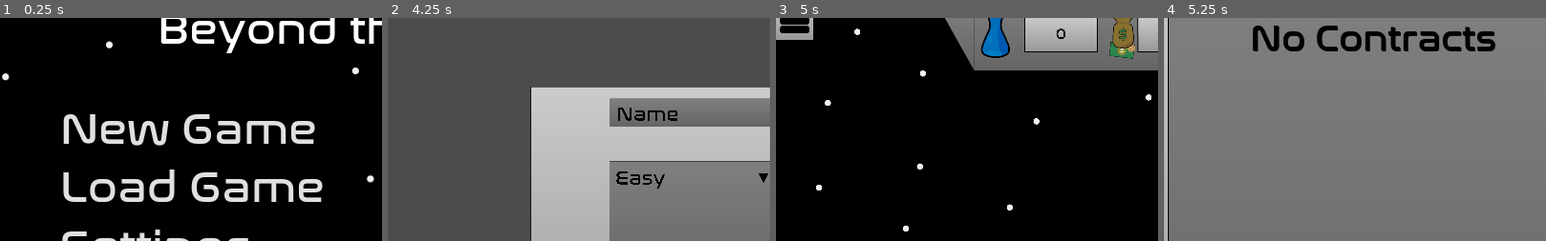
Above: before the commit, frames 1-4 (left to right).
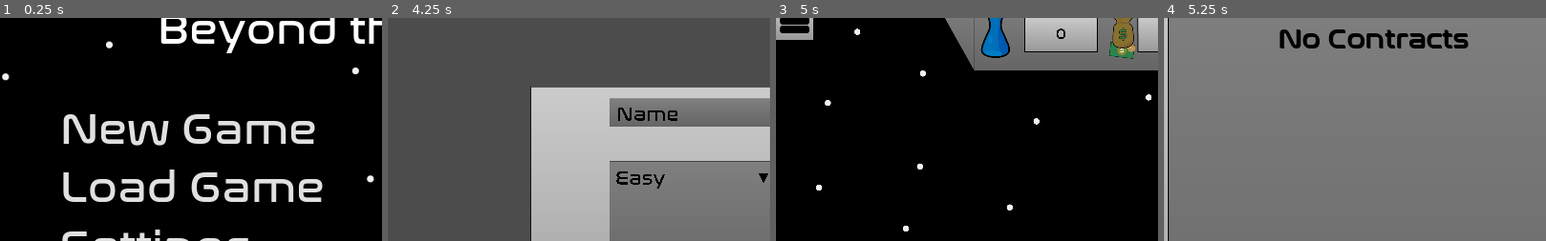
Above: after the commit, the same moments.

Repository: Periapsis-Studios/Beyond-the-Sphere-Vector
Game: Godot game, scene res://Scenes/MainMenu.tscn
The game is run twice, just before and just after one commit, with the same random seed, the same clock (stepped at 60 frames per second) and the same inputs.
Inputs (mouse positions are % of the whole screen's width and height, from its top left):
- Up to frame 1 (0.25 s): no input
- Up to frame 2 (4.25 s): click "New Game" at 0.5 s; click "Easy" at 1.25 s; click "Easy" at 2 s; click "Easy" at 2.75 s; click "Easy" at 3.5 s
- Up to frame 3 (5 s): click "Confirm" at 4.25 s
- Up to frame 4 (5.25 s): click (7, 96) at 5 s
The pictures show only the part of the screen within x 0-50%, y 3-53%; the shares and areas given below are measured in that part.

Frames 1-3 are identical in both runs. In frame 4, 3.7% of the frame differs, in the area x 23-87%, y 3-15%.

Commit message:
Annoying merge issues

Diff:
--- a/Locales/BtS localization - Sheet1.csv
+++ b/Locales/BtS localization - Sheet1.csv
@@ -17,3 +17,10 @@
 tutorial,Tutorial,Návod
 collisionText,Collision Detected!,Kolize Detekována!
 oldSaveText,CAN'T LOAD!\nSAVE TOO OLD!,NELZE NAČÍST!\nSTARÁ HRA!
+exit,Exit,Odejít
+spyPhotos,Spy Photography,Špionážní Fotografování
+medicalExperiments,Medical Experiments,Zdravotnické Experimenty
+techRnD,Technological R&D,Technologický Výzkum
+microbiology,Microbiology,Mikrobiologie
+crewSci,Crew Science,Výzkum Posádky
+solarObservation,Solar Observation,Pozorování Slunce
--- a/Scenes/Contracts.tscn
+++ b/Scenes/Contracts.tscn
@@ -13,7 +13,7 @@
 [ext_resource path="res://Scripts/UI/Contract.gd" type="Script" id=11]
 
 [sub_resource type="DynamicFont" id=1]
-size = 48
+size = 38
 outline_color = Color( 0, 0, 0, 1 )
 font_data = ExtResource( 8 )
 
@@ -322,6 +322,7 @@
 custom_fonts/font = SubResource( 1 )
 align = 1
 valign = 1
+autowrap = true
 
 [node name="ProgressBar" type="ProgressBar" parent="ListBackground/Contract4"]
 visible = false
@@ -426,7 +427,7 @@
 rect_scale = Vector2( 0.275, 0.275 )
 theme = ExtResource( 10 )
 custom_colors/font_color_hover = Color( 0.172549, 0.172549, 0.172549, 1 )
-text = "Exit"
+text = "exit"
 
 [connection signal="pressed" from="ListBackground/Contract1/Button" to="ListBackground/Contract1" method="onSelect"]
 [connection signal="pressed" from="ListBackground/Contract2/Button" to="ListBackground/Contract2" method="onSelect"]
--- a/Scripts/Backend/Contracts.gd
+++ b/Scripts/Backend/Contracts.gd
@@ -6,18 +6,18 @@
 var accepted: Array
 var timer: Timer
 var types = {
-	"Spy Photography": [[100, 200], [0, 0], [30, 60]],
-	"Medical Experiments": [[50, 100], [1, 3], [30, 90]],
-	"Technological R&D": [[20, 50], [3, 5], [60, 120]],
-	"Microbiology": [[50, 80], [2, 5], [30, 60]],
-	"Crew Science": [[40, 70], [3, 6], [20, 50]],
-	"Solar Observation": [[20, 40], [3, 7], [20, 70]]
+	"spyPhotos": [[100, 200], [0, 0], [30, 60]],
+	"medicalExperiments": [[50, 100], [1, 3], [30, 90]],
+	"techRnD": [[20, 50], [3, 5], [60, 120]],
+	"microbiology": [[50, 80], [2, 5], [30, 60]],
+	"crewSci": [[40, 70], [3, 6], [20, 50]],
+	"solarObservation": [[20, 40], [3, 7], [20, 70]]
 }
 var unlockedTypes = [
-	"Medical Experiments",
-	"Technological R&D",
-	"Microbiology",
-	"Crew Science"
+	"medicalExperiments",
+	"techRnD",
+	"microbiology",
+	"crewSci"
 ]
 var cap = 5
 
--- a/Scripts/Backend/Station.gd
+++ b/Scripts/Backend/Station.gd
@@ -10,9 +10,9 @@
 	get_parent().get_node("Control").get_child(0).updateCurrency()
 	match moduleName:
 		"Salyut":
-			Contracts.unlockedTypes.append("Spy Photography")
+			Contracts.unlockedTypes.append("spyPhotos")
 		"Skylab":
-			Contracts.unlockedTypes.append("Solar Observation")
+			Contracts.unlockedTypes.append("solarObservation")
 
 
 func undockModule(moduleInstance, modulePort, fromInstance, fromPort):
--- a/Scripts/Scene/ContractMenu.gd
+++ b/Scripts/Scene/ContractMenu.gd
@@ -37,7 +37,7 @@
 				get_node("ListBackground/Contract" + str(i) + "/Button").focus_mode = 2
 				get_node("ListBackground/Contract" + str(i) + "/Cash").visible = true
 				get_node("ListBackground/Contract" + str(i) + "/Science").visible = true
-				get_node("ListBackground/Contract" + str(i) + "/Type").text = contracts[i + $VScrollBar.value - 1].type
+				get_node("ListBackground/Contract" + str(i) + "/Type").text = tr(contracts[i + $VScrollBar.value - 1].type)
 				var money = contracts[i + $VScrollBar.value - 1].rewardCash
 				get_node("ListBackground/Contract" + str(i) + "/Cash/RewardCash").text = Data.getMoneyString(money, 3)[0] + Data.getMoneyString(money, 3)[1]
 				get_node("ListBackground/Contract" + str(i) + "/Science/RewardScience").text = str(contracts[i + $VScrollBar.value - 1].rewardSci)
Not shown, changed: Locales/.DS_Store
